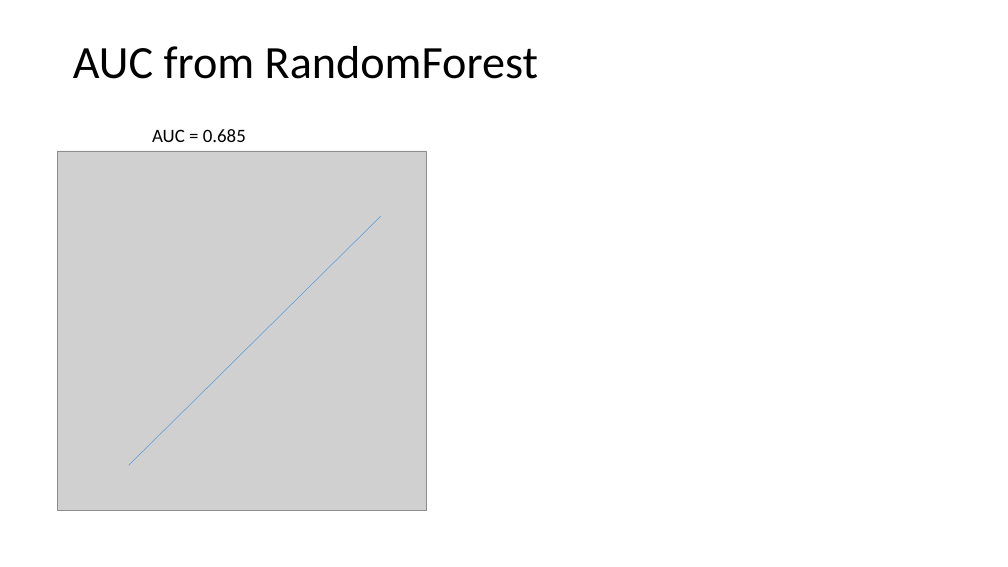
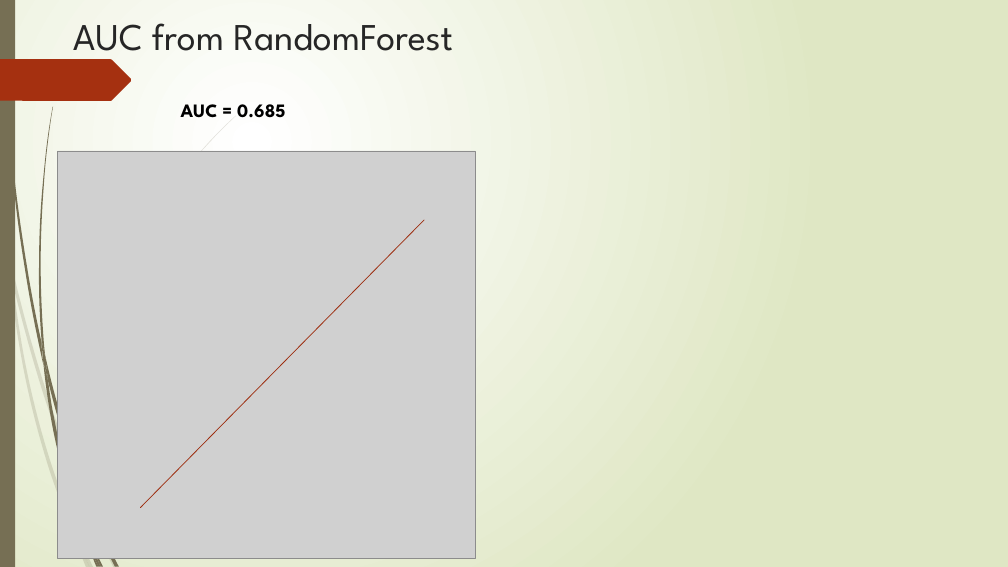
Before and after one commit to maxliu/health_care, a slide deck: slide 14 of Medicare fraud detection by using open source data.pptx. Drawn at 1008x567 pixels with LibreOffice and Linux fonts; fonts in the diff are those of the drawing; grey boxes stand for pictures. Boxes give left, top, right and bottom in pixels: in the first picture for what was removed or moved away, otherwise in the second. Text is boxed around its words. In the diff, an @@ line names an element or a change of style, - is before the commit and + after.

```diff
--- a/Medicare fraud detection by using open source data.pptx
+++ b/Medicare fraud detection by using open source data.pptx
@@ background #FFFFFF to gradient #FFFFFF to #DFE8C4 @@
@@ rectangle added at (0,0,15,567), fill #766F54 @@
@@ title "AUC from RandomForest" at (73,23,452,62): size 44 to 36 pt, font Calibri to League Spartan, text colour #000000 to #262626; line spacing 0.9 to 1; vertical alignment middle to top @@
@@ freeform shape added at (0,59,132,101), fill #A53010 @@
@@ text "AUC = 0.685": place and size @@
-text "AUC = 0.685" at (152,129,246,142)
+text "AUC = 0.685" at (181,104,285,118)
@@ text "AUC = 0.685" at (181,104,285,118): font Calibri to League Spartan, bold on @@
@@ picture: place and size @@
-picture at (57,151,426,511)
+picture at (57,151,475,559)
@@ line moved from (129, 466) - (381, 216) to (141, 507) - (424, 220) @@
@@ line (141, 507) - (424, 220): stroke #5B9BD5 0.5 pt to #9E2E0F 0.75 pt @@
@@ group added at (0,116,236,567): 8 freeform shapes @@
@@ group added at (2,0,119,567): 9 freeform shapes @@
```
Also in this commit, not shown: 12 other slides changed, 4 slides added, 4 slides removed.
